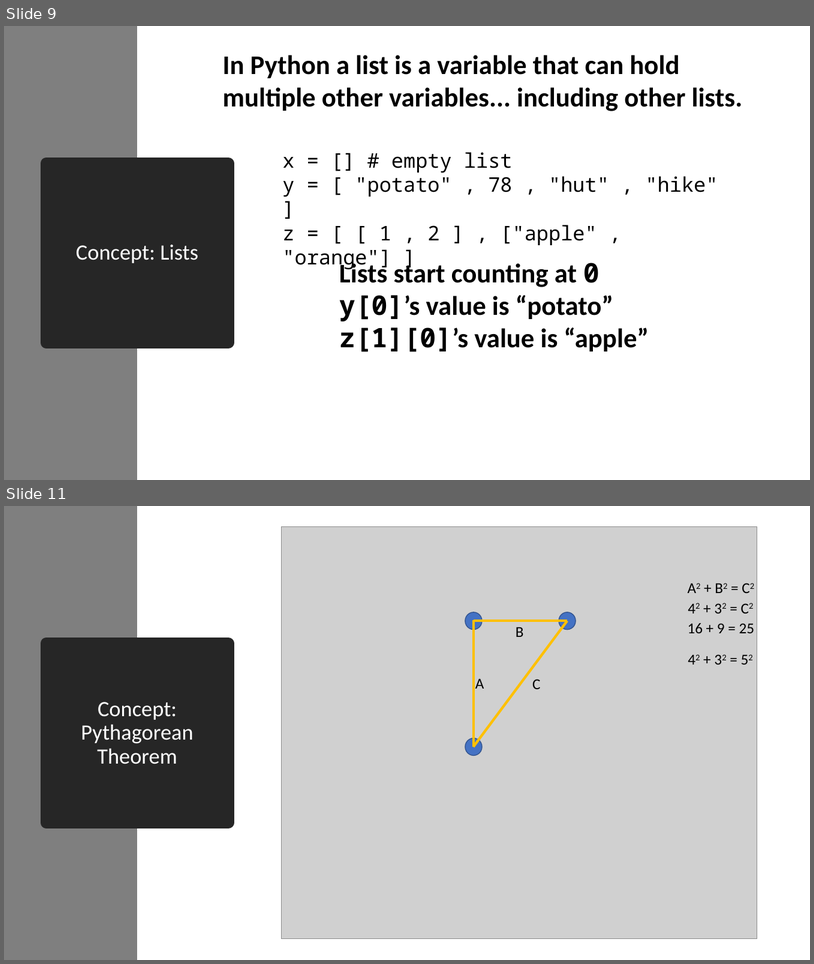
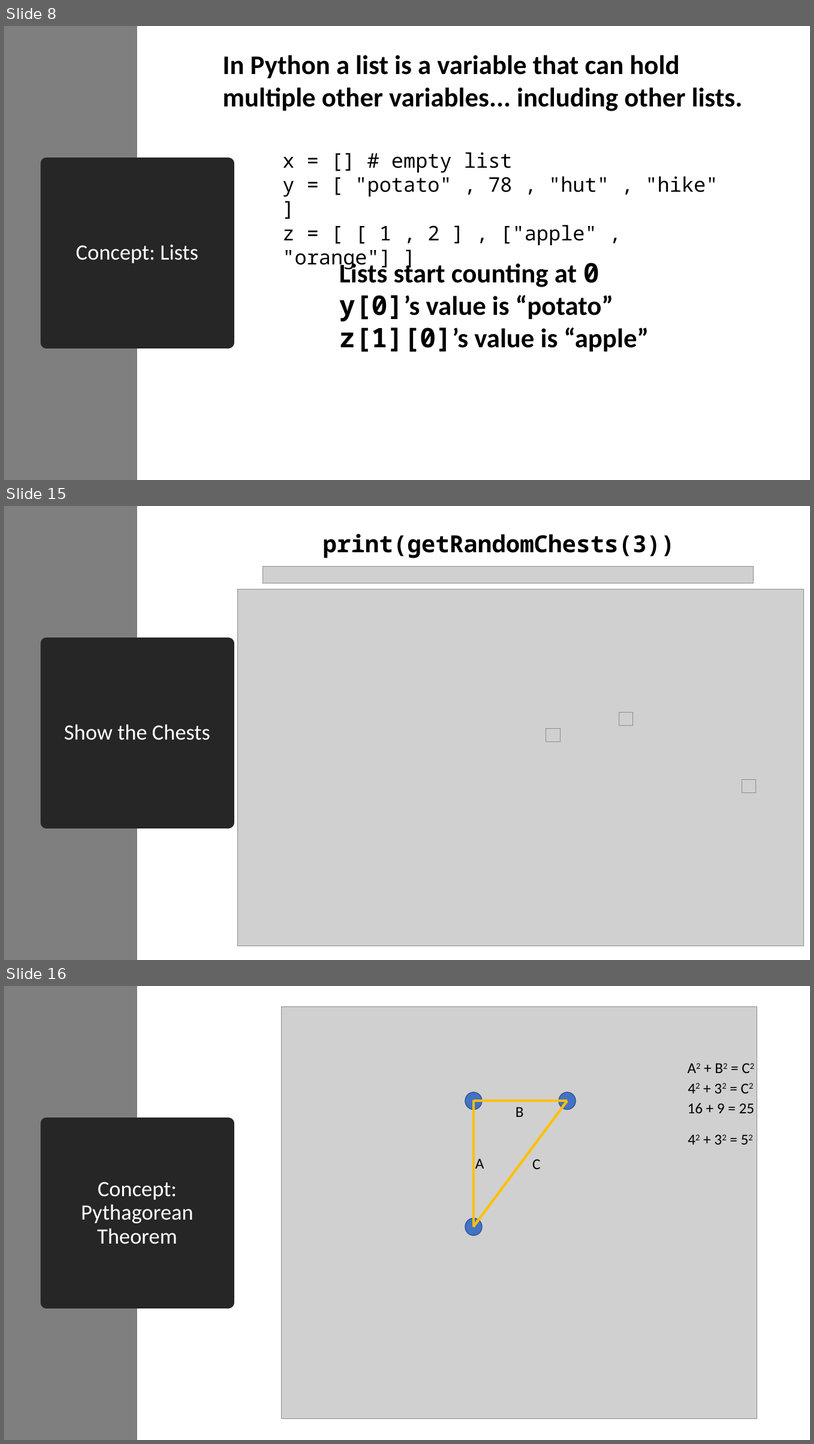
Before and after one commit to seattlecoderdojo/PythonDay-TreasureHunt, a slide deck: Python Day - Intermediate.pptx. Shown one above the other, each under a label of ours: slides 9 and 11 before the commit, slides 8, 15 and 16 after it; the slides between them are not shown. The pictures are 814x964 and 814x1444 pixels, drawn with LibreOffice and Linux fonts; fonts in the diff are those of the drawing; grey boxes stand for pictures. Boxes give left, top, right and bottom in pixels: in the first picture for what was removed or moved away, otherwise in the second. Text is boxed around its words. In the diff, an @@ line names an element or a change of style, - is before the commit and + after.

```diff
--- a/Python Day - Intermediate.pptx
+++ b/Python Day - Intermediate.pptx
@@ slide 15 added at bbox=[4, 506, 810, 960], background #FFFFFF @@
@@ rectangle added at bbox=[4, 506, 137, 960], fill #7F7F7F @@
@@ text added at bbox=[323, 534, 675, 558], 28 pt, text #000000, bold @@
+print(getRandomChests(3))
@@ picture added at bbox=[263, 567, 753, 583] @@
@@ picture added at bbox=[237, 589, 804, 946] @@
@@ title added at bbox=[47, 643, 228, 822], fill #262626, outline #262626 13.75 pt, 26 pt, text #FFFFFF @@
+Show the Chests
@@ picture added at bbox=[619, 712, 633, 726] @@
@@ picture added at bbox=[546, 729, 561, 742] @@
@@ picture added at bbox=[743, 780, 756, 793] @@
@@ what was slide 9 is now slide 8 @@
@@ what was slide 11 is now slide 16 @@
```
Also in this commit, not shown: 1 slide changed, 5 other slides added, 1 slide removed, 5 other files.
